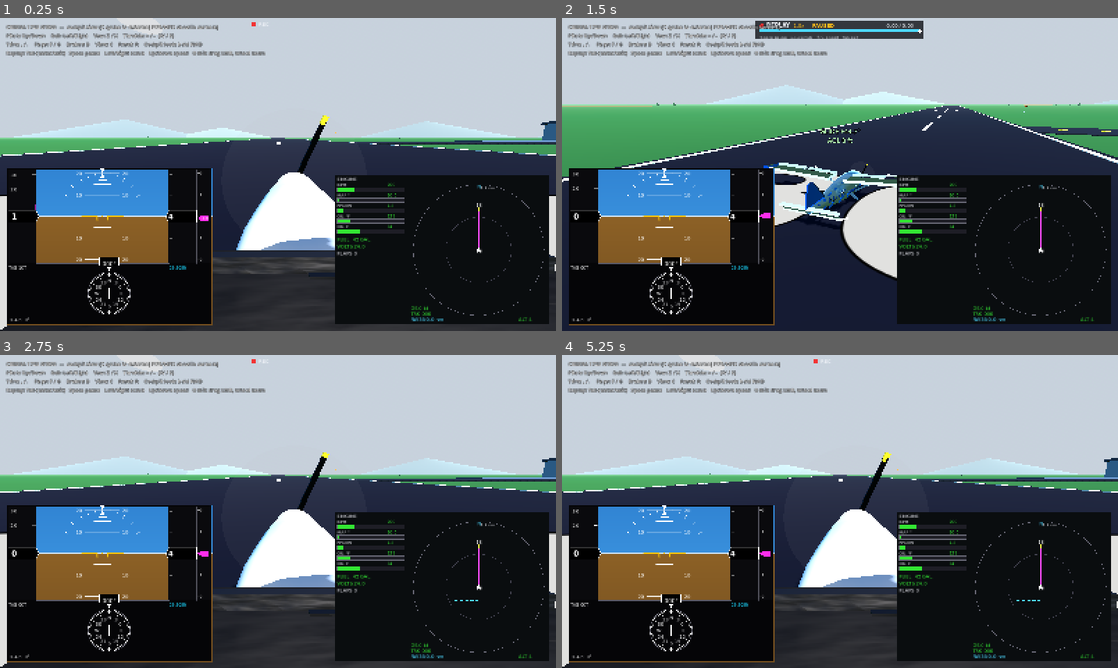
Above: before the commit, frames 1-4 (two rows, left to right).
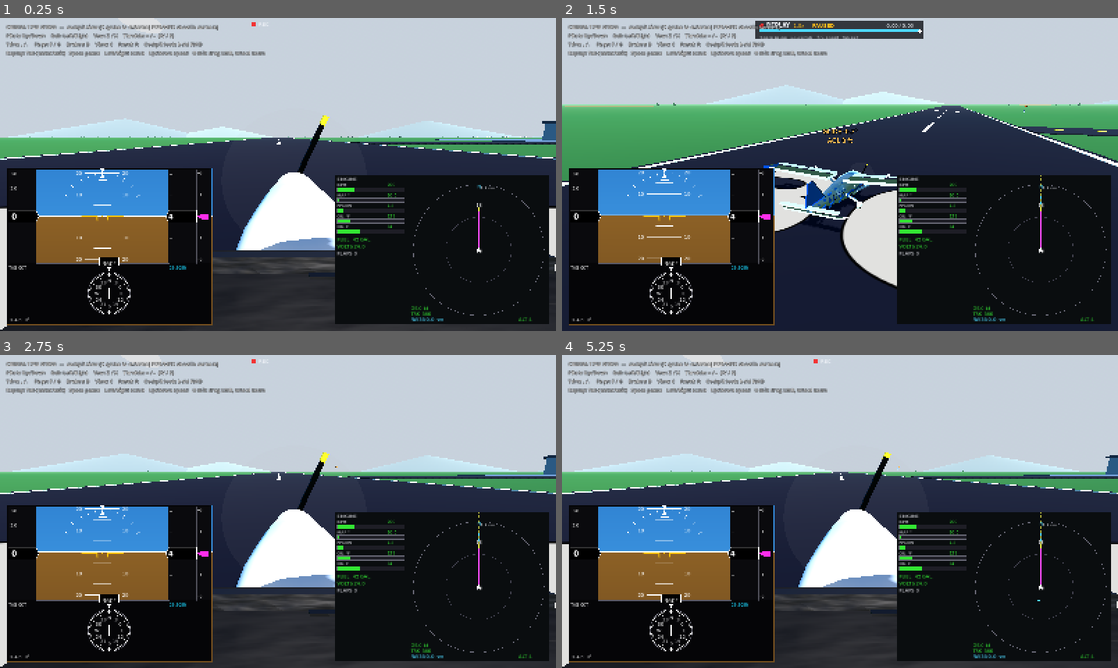
Above: after the commit, the same moments.

Repository: bigcubedata/test
Game: Godot game, scene res://src/Main.tscn
Two runs of this game, one before a commit and one after it. Both use one fixed random seed, a clock stepped at 60 frames per second and the inputs below.
Inputs (mouse positions are in pixels of both pictures, inside the frame that each line leads up to):
- Up to frame 1 (0.25 s): no input
- Up to frame 2 (1.5 s): move the mouse to (962, 158) at 0.52 s; hold Right (roll_right) 0.53-1.25 s; tap Tab (replay_toggle) at 0.6 s; click (962, 158) at 0.67 s; tap Enter at 1.25 s; drag from (728, 190) to (812, 237) at 1.27 s
- Up to frame 3 (2.75 s): tap R (reset_aircraft) at 2 s; move the mouse to (333, 442) at 2.02 s; hold Right (roll_right) from 2.03 s (still down); tap Tab (replay_toggle) at 2.1 s
- Up to frame 4 (5.25 s): release Right (roll_right) at 2.75 s; drag from (812, 574) to (673, 464) at 2.77 s; move the mouse to (1006, 558) at 3.52 s; hold Left (roll_left) 3.53-4.25 s; tap Tab (replay_toggle) at 3.6, 5.1 s; tap R (reset_aircraft) at 4.25 s; drag from (673, 464) to (756, 433) at 4.27 s; move the mouse to (867, 511) at 5.02 s; hold Down (pitch_down) from 5.03 s (still down); click (867, 511) at 5.17 s

The runs differ from the first frame. In frame 1, 1.7% of the frame differs, in the area x 0-100%, y 32-95%; in frame 2, 3.1%; in frame 3, 3.5%; in frame 4, 3.6%, in the area x 0-100%, y 31-95%.

Commit message:
Simulation-grade aerodynamics, propulsion coupling and ground handling
Aerodynamics / propulsion effects (the physics that make a single-engine
piston feel real):
- Propwash over the tail (momentum theory): elevator/rudder authority now
  scales with slipstream dynamic pressure, so the aircraft rotates at 55 KIAS
  and holds the nose in a full-power climb, and the rudder works during the
  takeoff roll.
- Left-turning tendencies: spiral slipstream (strongest slow/high power),
  P-factor at high alpha, and engine reaction torque. Takeoff now needs
  steady right rudder, like the real aircraft.
- Ground effect (McCormick h/b): induced drag collapses near the runway, so
  the aircraft floats in the flare.
- Stall: sharper CL break to a lower post-stall plateau, separation drag
  rise past the stall, pre-stall airframe buffet, and aileron effectiveness
  fading near the stall.
- True load factor published from integrated lift (was a cos(bank) proxy).

Ground handling — full three-point gear:
- Each wheel (nose, two mains, plus tail tie-down skid for strike
  protection) is its own spring/damper contact with rolling resistance,
  saturating lateral tire grip, and brakes on the mains only. Ground
  attitude, rotation, braking pitch, and crosswind behaviour all emerge
  from geometry instead of scripted torques.
- Nosewheel steering through the rudder pedals via the steer-angle slip
  term: steers at taxi speed, washes out as the rudder becomes effective.
- Spring rates matched to the static load split (nose ~15%) so settling is
  level and bounce-free; spawn set at gear equilibrium.

Engine: shaft power now scales with RPM (a fixed-pitch engine cannot make
rated power at low RPM), and exposes reaction torque for the roll coupling.

Flight controls: keyboard axis input is rate-shaped (ramps in, recentres
faster) so the yoke moves like a hand is on it rather than a switch;
control_override hook added for test harnesses/future autopilot.

Validation: new TestPilot flight-test harness (not autoloaded) flies the
POH test cards headless at 8x real time (tick rate raised with time_scale
so the physics step stays 1/120 s). Results vs C172S book values:
  takeoff roll 241 m (book ~290), liftoff 57.7 KIAS after rotating at 55,
  Vy climb 789 fpm (book ~730), full-throttle cruise 122.1 KTAS at 1500 ft
  (book 120-124), power-off stall 49.4 KIAS (book ~48), with sustained
  right rudder required on the takeoff roll.

Also: runway slab flattened flush with the physics ground plane and the
visual gear aligned to the contact plane, so the wheels roll on the
pavement instead of sinking into it.

Diff:
--- a/src/Main.gd
+++ b/src/Main.gd
@@ -7,6 +7,7 @@
 
 func _ready() -> void:
 	# Spawn on the south end of the runway, lined up to depart to the north.
-	var spawn := Transform3D(Basis.IDENTITY, Vector3(0.0, 1.2, 480.0))
+	# Height is the gear's static equilibrium so it settles without a bounce.
+	var spawn := Transform3D(Basis.IDENTITY, Vector3(0.0, 1.12, 480.0))
 	aircraft.global_transform = spawn
 	aircraft.set_spawn(spawn, Vector3.ZERO)
--- a/src/aircraft/Aircraft.gd
+++ b/src/aircraft/Aircraft.gd
@@ -30,7 +30,8 @@
 const CL_MAX: float = 1.6            # clean max lift coefficient
 
 # --- Drag -----------------------------------------------------------------
-const CD0: float = 0.032            # parasite drag (gear down, fixed prop)
+const CD0: float = 0.0345           # parasite drag (gear down, fixed prop);
+                                    # tuned against POH cruise/climb numbers
 
 # --- Stability & control (moment coefficients, per radian unless noted) ---
 # Signs are chosen for Godot's body frame (forward = -Z, up = +Y, right = +X)
@@ -53,12 +54,39 @@
 const CONTROL_RATE: float = 2.5     # how fast surfaces move toward command
 const TRIM_RATE: float = 0.15       # elevator trim slew (per second)
 
-# --- Ground handling ------------------------------------------------------
+# --- Propulsion coupling (what makes a single truly feel like a single) ----
+const PROP_DISC_AREA: float = 2.85      # m^2 (75-inch McCauley)
+const TAIL_WASH_FRACTION: float = 0.55  # share of far-wake slipstream q over the tail
+const K_SLIPSTREAM_YAW: float = 0.30    # spiral slipstream: nose-left with power
+const K_PFACTOR: float = 1.6            # P-factor: nose-left with power at high alpha
+const K_TORQUE_ROLL: float = 0.6        # engine reaction torque rolls left
+
+# --- Stall behaviour --------------------------------------------------------
+const BUFFET_AMPLITUDE: float = 0.015   # pre-stall airframe buffet strength
+
+# --- Ground handling: three-point gear -------------------------------------
+# Each wheel is its own spring/damper contact with tire friction, so ground
+# attitude, rotation, braking pitch-down and steering all emerge from the
+# geometry instead of being scripted. Mains sit behind the CG (the nosewheel
+# carries ~8% of the weight, like the real aircraft).
 const GEAR_HEIGHT: float = 1.2      # wheel contact below CG [m]
-const GEAR_STIFFNESS: float = 90000.0
-const GEAR_DAMPING: float = 9000.0
-const ROLLING_FRICTION: float = 0.04
-const BRAKE_FRICTION: float = 0.5
+# Spring rates are matched to the static load split (nose ~15%, mains ~85%)
+# so an even-compression transient settles level instead of pitching; the
+# mains sit far enough behind the CG that gear forces can't tip it tail-down,
+# while the elevator can still rotate at ~55 KIAS once wing lift unloads them.
+const WHEELS := [
+	Vector3(0.0, -1.2, -2.0),       # nosewheel
+	Vector3(-1.05, -1.2, 0.45),     # left main
+	Vector3(1.05, -1.2, 0.45),      # right main
+	Vector3(0.0, -0.55, 3.3),       # tail tie-down skid (strike protection)
+]
+const WHEEL_STIFF := [18000.0, 51000.0, 51000.0, 40000.0]
+const WHEEL_DAMP := [3000.0, 8000.0, 8000.0, 4000.0]
+const ROLLING_FRICTION: float = 0.03
+const BRAKE_FRICTION: float = 0.45
+const MU_SIDE: float = 0.75         # lateral tire grip (tires resist skidding)
+const TIRE_CORNER_STIFF: float = 0.35   # side force per m/s of lateral slip
+const NOSE_STEER_ANGLE: float = 0.30    # rad of nosewheel steer at full pedal
 
 # --- Runtime state --------------------------------------------------------
 var engine := C172Engine.new()
@@ -71,6 +99,11 @@
 var input_roll: float = 0.0
 var input_yaw: float = 0.0
 var brakes_on: bool = false
+## When true, keyboard reading is skipped and input_* are driven externally
+## (test harness / future autopilot).
+var control_override: bool = false
+var _buffet_t: float = 0.0
+var _load_factor: float = 1.0
 
 var _spawn_transform: Transform3D
 var _spawn_velocity: Vector3 = Vector3.ZERO
@@ -124,11 +157,16 @@
 
 
 func _read_input() -> void:
-	# Axis inputs (-1..1). Keyboard is digital; analog sticks map naturally.
+	if control_override:
+		return
+	# Axis inputs (-1..1). Keyboard is digital, so ramp the commanded input
+	# toward the key state instead of snapping — the yoke moves like a hand is
+	# on it, not a switch — and re-centre a little faster than it deflects.
 	# Yoke convention: Up arrow pushes the nose DOWN, Down arrow pulls it UP.
-	input_pitch = Input.get_axis("pitch_up", "pitch_down")
-	input_roll = Input.get_axis("roll_left", "roll_right")
-	input_yaw = Input.get_axis("yaw_left", "yaw_right")
+	var dt := get_process_delta_time()
+	input_pitch = _shape_axis(input_pitch, Input.get_axis("pitch_up", "pitch_down"), dt)
+	input_roll = _shape_axis(input_roll, Input.get_axis("roll_left", "roll_right"), dt)
+	input_yaw = _shape_axis(input_yaw, Input.get_axis("yaw_left", "yaw_right"), dt)
 
 	if Input.is_action_pressed("throttle_up"):
 		engine.throttle = clampf(engine.throttle + 0.6 * get_process_delta_time(), 0.0, 1.0)
@@ -151,6 +189,11 @@
 
 	if Input.is_action_just_pressed("reset_aircraft"):
 		reset()
+
+
+func _shape_axis(current: float, target: float, dt: float) -> float:
+	var rate := 2.2 if absf(target) > 0.01 else 4.5
+	return move_toward(current, target, rate * dt)
 
 
 func _integrate_forces(state: PhysicsDirectBodyState3D) -> void:
@@ -195,9 +238,18 @@
 	var cl_linear := CL0 + CL_ALPHA * alpha + dCL_flap
 	var cl := _apply_stall(cl_linear, alpha, cl_max_eff)
 
-	# --- Drag: parasite + induced + flaps --------------------------------
+	# --- Drag: parasite + induced (with ground effect) + flaps + stall ----
+	# Ground effect: near the runway the wing's induced drag collapses
+	# (McCormick h/b model). This is what makes the aircraft float in the
+	# flare instead of dropping on.
+	var h_over_b := clampf((xform.origin.y + 0.5) / WING_SPAN, 0.05, 1.1)
+	var ge := pow(16.0 * h_over_b, 2.0)
+	ge = ge / (1.0 + ge)
 	var k := 1.0 / (PI * OSWALD_E * ASPECT_RATIO)
-	var cd := CD0 + dCD_flap + k * cl * cl
+	var cd := CD0 + dCD_flap + k * cl * cl * ge
+	# Post-stall separation drag rises sharply.
+	if absf(alpha) > ALPHA_STALL:
+		cd += 0.9 * (absf(alpha) - ALPHA_STALL)
 
 	# --- Aerodynamic forces (wind axes -> world) -------------------------
 	var lift_force := Vector3.ZERO
@@ -220,6 +272,15 @@
 	var total_force := lift_force + drag_force + side_force + thrust_force
 	total_force += Vector3.DOWN * (mass * Atmosphere.G0)  # gravity (manual integrator)
 
+	# --- Propwash over the tail -------------------------------------------
+	# Momentum theory: the far-wake slipstream raises dynamic pressure behind
+	# the prop, so the elevator and rudder keep authority at low airspeed —
+	# this is why a real 172 can rotate at 55 KIAS and hold the nose in a
+	# full-power climb.
+	var wash_sq := airspeed * airspeed \
+		+ TAIL_WASH_FRACTION * 2.0 * thrust_mag / (rho * PROP_DISC_AREA)
+	var q_tail := 0.5 * rho * wash_sq
+
 	# --- Aerodynamic moments ---------------------------------------------
 	# Non-dimensional body rates.
 	# In Godot's body frame the roll axis is z (longitudinal), the pitch axis
@@ -233,33 +294,79 @@
 	var qhat := q * MEAN_CHORD / two_v
 	var rhat := r * WING_SPAN / two_v
 
-	var cm := CM0 + dCM_flap + CM_ALPHA * alpha + CM_Q * qhat \
-		+ CM_ELEVATOR * (elevator + elevator_trim)
-	var cl_roll := CL_BETA * beta + CL_P * phat + CL_AILERON * aileron
-	var cn := CN_BETA * beta + CN_R * rhat + CN_RUDDER * rudder
-
-	var pitch_moment := qbar * WING_AREA * MEAN_CHORD * cm   # about body x
-	var roll_moment := qbar * WING_AREA * WING_SPAN * cl_roll # about body z(fwd)
-	var yaw_moment := qbar * WING_AREA * WING_SPAN * cn       # about body y
+	# Ailerons lose bite as the wing approaches the stall (separated flow).
+	var stall_margin := absf(alpha) - (ALPHA_STALL - 0.035)
+	var ail_eff := 1.0
+	if stall_margin > 0.0:
+		ail_eff = clampf(1.0 - stall_margin / 0.12, 0.35, 1.0)
+
+	# Wing-borne moments scale with freestream q; tail-borne moments (elevator,
+	# rudder, fin, pitch/yaw damping) scale with slipstream-washed q_tail.
+	var cm_wing := CM0 + dCM_flap + CM_ALPHA * alpha
+	var cm_tail := CM_Q * qhat + CM_ELEVATOR * (elevator + elevator_trim)
+	var cl_roll := CL_BETA * beta + CL_P * phat + CL_AILERON * aileron * ail_eff
+	var cn_tail := CN_BETA * beta + CN_R * rhat + CN_RUDDER * rudder
+
+	var pitch_moment := (qbar * cm_wing + q_tail * cm_tail) * WING_AREA * MEAN_CHORD
+	var roll_moment := qbar * WING_AREA * WING_SPAN * cl_roll   # about body z(fwd)
+	var yaw_moment := q_tail * WING_AREA * WING_SPAN * cn_tail  # about body y
+
+	# --- Left-turning tendencies (single-engine character) ----------------
+	# Spiral slipstream strikes the fin from the left (strongest slow + high
+	# power), P-factor at high alpha, and engine torque reaction. Positive
+	# yaw moment = nose LEFT, positive roll moment = roll LEFT in this frame.
+	var slip_w := clampf(1.0 - airspeed / 75.0, 0.15, 1.0)
+	yaw_moment += K_SLIPSTREAM_YAW * thrust_mag * slip_w
+	yaw_moment += K_PFACTOR * thrust_mag * maxf(alpha, 0.0)
+	roll_moment += K_TORQUE_ROLL * engine.torque_nm
+
+	# --- Pre-stall buffet ---------------------------------------------------
+	# Separated flow shakes the airframe just before and through the stall —
+	# the tactile warning a real wing gives.
+	if stall_margin > -0.01 and airspeed > 12.0:
+		_buffet_t += dt
+		var amp := BUFFET_AMPLITUDE * qbar * WING_AREA * MEAN_CHORD
+		pitch_moment += amp * sin(_buffet_t * 47.0)
+		roll_moment += amp * 1.6 * sin(_buffet_t * 31.0)
 
 	var torque_body := Vector3(pitch_moment, yaw_moment, roll_moment)
 	var torque_world := basis * torque_body
 
-	# --- Ground contact ---------------------------------------------------
+	# --- Ground contact: per-wheel springs + tire friction -----------------
 	var on_ground := false
-	if xform.origin.y < GEAR_HEIGHT + 0.05:
-		on_ground = true
-		var penetration := (GEAR_HEIGHT - xform.origin.y)
-		# Spring-damper normal force (only pushes up).
-		var normal_force := maxf(0.0, GEAR_STIFFNESS * penetration - GEAR_DAMPING * vel_world.y)
-		total_force += Vector3.UP * normal_force
-		# Tyre friction: rolling + braking resists ground-track velocity.
-		var horiz_vel := Vector3(vel_world.x, 0.0, vel_world.z)
-		if horiz_vel.length() > 0.05:
-			var mu := BRAKE_FRICTION if brakes_on else ROLLING_FRICTION
-			total_force += -horiz_vel.normalized() * (normal_force * mu)
-		# Keep the aircraft tracking roughly level on the ground.
-		torque_world += _ground_leveling_torque(basis, state.angular_velocity)
+	if xform.origin.y < GEAR_HEIGHT + 1.0:
+		var steer := (rudder / MAX_RUDDER) * NOSE_STEER_ANGLE
+		for i in range(WHEELS.size()):
+			var wp: Vector3 = xform * WHEELS[i]
+			if wp.y >= 0.0:
+				continue
+			on_ground = true
+			var arm := wp - xform.origin
+			var wheel_vel := state.linear_velocity + state.angular_velocity.cross(arm)
+			# Spring-damper normal force (only pushes up).
+			var n := maxf(0.0, WHEEL_STIFF[i] * (-wp.y) - WHEEL_DAMP[i] * wheel_vel.y)
+			var f := Vector3.UP * n
+			# Tire friction in the body frame: free-rolling fore-aft (brakes on
+			# the mains only), strong cornering grip sideways. The nosewheel's
+			# slip includes its steer angle, so rudder pedals steer at taxi
+			# speed and wash out naturally as the tail becomes effective.
+			var wb := basis.inverse() * Vector3(wheel_vel.x, 0.0, wheel_vel.z)
+			var v_fwd := -wb.z
+			var v_side := wb.x
+			if i == 0:
+				v_side -= v_fwd * steer
+			var f_long := 0.0
+			if absf(v_fwd) > 0.05:
+				var braking := brakes_on and (i == 1 or i == 2)  # mains only
+				var mu := BRAKE_FRICTION if braking else ROLLING_FRICTION
+				f_long = -signf(v_fwd) * mu * n
+			var f_side := -clampf(v_side * TIRE_CORNER_STIFF, -MU_SIDE, MU_SIDE) * n
+			f += basis * Vector3(f_side, 0.0, -f_long)
+			total_force += f
+			torque_world += arm.cross(f)
+		if on_ground:
+			# Mild scrub/shimmy damping in yaw.
+			torque_world += basis * Vector3(0.0, -1200.0 * r, 0.0)
 
 	# --- Integrate (manual) ----------------------------------------------
 	state.linear_velocity += (total_force / mass) * dt
@@ -274,6 +381,12 @@
 	# Light angular damping for numerical stability of the rotational solver.
 	state.angular_velocity *= (1.0 - 0.03 * dt)
 
+	# True load factor: lift component along the body-up axis over weight.
+	if on_ground:
+		_load_factor = 1.0
+	else:
+		_load_factor = lift_force.dot(basis.y) / (mass * Atmosphere.G0)
+
 	_publish_flight_data(state, airspeed, alpha, beta, alt_m, cl, cl_max_eff, on_ground)
 
 
@@ -283,25 +396,12 @@
 	var a := absf(alpha)
 	if a <= ALPHA_STALL:
 		return clampf(cl_linear, -cl_max, cl_max)
-	# Past stall: fade lift down toward a low post-stall plateau.
+	# Past stall: lift breaks down toward a low post-stall plateau — quickly,
+	# so the break is a definite event rather than a mush.
 	# (a > ALPHA_STALL here, so alpha is non-zero and its sign is well-defined.)
-	var over := clampf((a - ALPHA_STALL) / 0.25, 0.0, 1.0)
-	var stalled_cl := lerpf(cl_max, 0.7, over)
+	var over := clampf((a - ALPHA_STALL) / 0.18, 0.0, 1.0)
+	var stalled_cl := lerpf(cl_max, 0.55, over)
 	return signf(alpha) * stalled_cl
-
-
-func _ground_leveling_torque(basis: Basis, ang_vel: Vector3) -> Vector3:
-	# Keeps the aircraft sitting upright on its gear (we model the ground as a
-	# single contact, so without this the body could tip over). We correct
-	# ROLL only — pitch stays free so the pilot can rotate for takeoff, and
-	# yaw is only lightly damped so the aircraft tracks straight on rollout.
-	var omega := basis.inverse() * ang_vel
-	# Roll error: positive when the right wing has dropped (see roll_deg).
-	var roll_err := asin(clampf(-basis.x.y, -1.0, 1.0))
-	var roll_correct := 30000.0 * roll_err - 6000.0 * omega.z  # about +z (roll)
-	var yaw_damp := -1500.0 * omega.y                          # about +y (yaw)
-	var torque_body := Vector3(0.0, yaw_damp, roll_correct)
-	return basis * torque_body
 
 
 func _publish_flight_data(state: PhysicsDirectBodyState3D, airspeed: float,
@@ -329,8 +429,8 @@
 	FlightData.angle_of_attack_deg = rad_to_deg(alpha)
 	# Slip/skid from lateral acceleration component (inclinometer ball).
 	FlightData.slip_skid = clampf(beta * 2.5, -1.0, 1.0)
-	FlightData.load_factor = 1.0 / maxf(0.1, cos(deg_to_rad(FlightData.roll_deg))) \
-		if not on_ground else 1.0
+	# Real load factor from the integrated lift (smoothed for the readout).
+	FlightData.load_factor = lerpf(FlightData.load_factor, _load_factor, 0.2)
 
 	FlightData.engine_rpm = engine.rpm
 	FlightData.throttle_pct = engine.throttle * 100.0
--- a/src/aircraft/Airframe.gd
+++ b/src/aircraft/Airframe.gd
@@ -239,13 +239,15 @@
 #  Fixed tricycle gear with wheel fairings
 # --------------------------------------------------------------------------
 func _build_gear() -> void:
-	# Main gear: spring legs out to faired wheels.
+	# Wheel heights/stations follow the physics gear (contact plane ~1.1 m
+	# below the CG at rest) so the tires roll on the runway surface instead of
+	# sinking into it.
 	for sign in [1.0, -1.0]:
-		_strut(Vector3(sign * 0.18, -0.30, -1.0), Vector3(sign * 1.05, -1.05, -1.0), 0.06)
-		_wheel(Vector3(sign * 1.05, -1.18, -1.0))
-	# Nose gear (under the engine on the shorter cowl).
-	_strut(Vector3(0.0, -0.45, -2.75), Vector3(0.0, -1.05, -2.95), 0.07)
-	_wheel(Vector3(0.0, -1.18, -2.95))
+		_strut(Vector3(sign * 0.18, -0.30, -0.45), Vector3(sign * 1.05, -0.72, -0.45), 0.06)
+		_wheel(Vector3(sign * 1.05, -0.85, -0.45))
+	# Nose gear under the cowl.
+	_strut(Vector3(0.0, -0.40, -2.45), Vector3(0.0, -0.72, -2.60), 0.07)
+	_wheel(Vector3(0.0, -0.85, -2.60))
 
 
 func _wheel(pos: Vector3) -> void:
--- a/src/aircraft/Engine.gd
+++ b/src/aircraft/Engine.gd
@@ -28,12 +28,14 @@
 var throttle: float = 0.0              # 0..1
 var mixture: float = 1.0               # 0..1 (1 = full rich)
 var running: bool = true
+var torque_nm: float = 0.0             # shaft reaction torque (for roll coupling)
 
 ## Advance current engine state. dt seconds, true airspeed v [m/s],
 ## altitude [m]. Returns thrust [N] available along the thrust axis.
 func update(dt: float, v: float, alt_m: float) -> float:
 	if not running:
 		rpm = move_toward(rpm, 0.0, 1500.0 * dt)
+		torque_nm = 0.0
 		return 0.0
 
 	# Target RPM: idle at closed throttle, redline at full. Real fixed-pitch
@@ -44,10 +46,15 @@
 	# Engine inertia: RPM lags toward target.
 	rpm = move_toward(rpm, target_rpm, 1800.0 * dt)
 
-	# Shaft power: scales with throttle and air density (normally aspirated).
+	# Shaft power: scales with throttle and air density (normally aspirated),
+	# and with RPM — a fixed-pitch engine at low RPM cannot make rated power,
+	# so power (and reaction torque) build as the prop spools up.
 	var sigma := Atmosphere.density_ratio(alt_m)
-	var power_fraction := lerpf(0.08, 1.0, throttle) * mixture
+	var power_fraction := lerpf(0.08, 1.0, throttle) * mixture * (rpm / MAX_RPM)
 	var shaft_power_w := RATED_POWER_HP * HP_TO_WATTS * power_fraction * sigma
+
+	# Shaft reaction torque (Q = P / omega) for the airframe roll coupling.
+	torque_nm = shaft_power_w / maxf(rpm * TAU / 60.0, 30.0)
 
 	# Propeller efficiency vs airspeed (bell-ish curve, zero at V=0).
 	var eta := _prop_efficiency(v)
--- /dev/null
+++ b/src/systems/TestPilot.gd
@@ -0,0 +1,106 @@
+extends Node
+## Flight-test harness: flies the C172S POH test cards headless and prints the
+## achieved numbers, so aero changes can be validated against the book:
+##   1. Takeoff ground roll + liftoff speed  (book: ~290 m, rotate 55 KIAS)
+##   2. Vy climb rate at ~74 KIAS            (book: ~730 fpm at sea level)
+##   3. Full-throttle level cruise at 1500ft (book: ~120-124 KTAS)
+##   4. Power-off, wings-level stall speed   (book: ~48 KIAS clean)
+##
+## Not registered as an autoload in normal play. To run the validation:
+##   godot --headless --path .   (with TestPilot temporarily added to autoloads)
+
+var ac: Aircraft
+var phase := "init"
+var t := 0.0
+var spawn_z := 0.0
+var liftoff_dist := 0.0
+var liftoff_ias := 0.0
+var rudder_acc := 0.0
+var rudder_n := 0
+var climb_t0 := -1.0
+var cruise_t0 := -1.0
+var tas_acc := 0.0
+var tas_n := 0
+var stall_t0 := -1.0
+var min_ias := 999.0
+
+
+func _ready() -> void:
+	# Run 8x faster than realtime WITHOUT changing the physics step: raising
+	# the tick rate together with time_scale keeps each tick at 1/120 s of
+	# simulated time (time_scale alone would stretch dt 8x and destabilise the
+	# stiff gear/damping terms).
+	Engine.physics_ticks_per_second = 960
+	Engine.time_scale = 8.0
+	Engine.max_physics_steps_per_frame = 64
+
+
+func _physics_process(dt: float) -> void:
+	t += dt
+	if ac == null:
+		ac = Replay.aircraft
+		if ac == null:
+			return
+		ac.control_override = true
+		spawn_z = ac.global_position.z
+		phase = "takeoff"
+		print("POH: start")
+	if t > 700.0:
+		print("POH: TIMEOUT in phase ", phase)
+		get_tree().quit()
+
+	var ias: float = FlightData.indicated_airspeed_kt
+	var alt: float = FlightData.altitude_ft
+	var av: Vector3 = ac.angular_velocity
+	var omega: Vector3 = ac.global_transform.basis.inverse() * av
+
+	# Lateral: wings level + runway heading everywhere.
+	var hdg_err := wrapf(FlightData.heading_deg + 180.0, 0.0, 360.0) - 180.0
+	ac.input_roll = clampf(-FlightData.roll_deg * 0.06 + omega.z * 1.5, -1.0, 1.0)
+	ac.input_yaw = clampf(-hdg_err * 0.08 + av.y * 1.5, -1.0, 1.0)
+
+	match phase:
+		"takeoff":
+			ac.engine.throttle = 1.0
+			rudder_acc += ac.input_yaw
+			rudder_n += 1
+			ac.input_pitch = 0.5 if ias >= 55.0 else 0.0
+			if not FlightData.on_ground and FlightData.altitude_agl_ft > 3.0:
+				liftoff_dist = absf(ac.global_position.z - spawn_z)
+				liftoff_ias = ias
+				print("POH: takeoff roll %.0f m, liftoff %.1f KIAS, mean rudder %.2f" %
+					[liftoff_dist, liftoff_ias, rudder_acc / maxf(rudder_n, 1)])
+				phase = "climb"
+		"climb":
+			ac.engine.throttle = 1.0
+			ac.input_pitch = clampf((ias - 74.0) * 0.045 - omega.x * 3.0, -0.7, 0.7)
+			if climb_t0 < 0.0 and alt >= 400.0:
+				climb_t0 = t
+			if climb_t0 >= 0.0 and alt >= 1400.0:
+				var fpm := 1000.0 / (t - climb_t0) * 60.0
+				print("POH: Vy climb %.0f fpm (74 KIAS target, held %.1f)" % [fpm, ias])
+				phase = "cruise"
+		"cruise":
+			ac.engine.throttle = 1.0
+			ac.input_pitch = clampf((1500.0 - alt) * 0.004
+				- FlightData.vertical_speed_fpm * 0.0005 - omega.x * 2.0, -0.8, 0.8)
+			if cruise_t0 < 0.0:
+				cruise_t0 = t
+			elif t - cruise_t0 > 100.0:
+				tas_acc += FlightData.true_airspeed_kt
+				tas_n += 1
+				if t - cruise_t0 > 120.0:
+					print("POH: cruise %.1f KTAS / %.1f KIAS at %.0f ft" %
+						[tas_acc / tas_n, ias, alt])
+					phase = "stall"
+		"stall":
+			ac.engine.throttle = 0.0
+			ac.input_pitch = clampf((1500.0 - alt) * 0.004
+				- FlightData.vertical_speed_fpm * 0.0005 - omega.x * 2.0, -0.9, 0.9)
+			if stall_t0 < 0.0:
+				stall_t0 = t
+			min_ias = minf(min_ias, ias)
+			if FlightData.angle_of_attack_deg > 16.2 and t - stall_t0 > 5.0:
+				print("POH: stall break at %.1f KIAS (min seen %.1f)" % [ias, min_ias])
+				print("POH: done")
+				get_tree().quit()
--- a/src/world/World.gd
+++ b/src/world/World.gd
@@ -9,7 +9,8 @@
 
 const Z_SOUTH := 550.0     # runway 36 threshold (depart to the north)
 const Z_NORTH := -950.0    # runway 18 threshold
-const RWY_Y := 0.30        # top surface of the runway slab
+const RWY_Y := 0.02        # top surface of the runway slab (flush with the
+                           # physics ground plane at y=0 so wheels sit on it)
 
 var _rng := RandomNumberGenerator.new()
 
--- a/src/world/World.tscn
+++ b/src/world/World.tscn
@@ -34,7 +34,7 @@
 roughness = 0.95
 
 [sub_resource type="BoxMesh" id="mesh_runway"]
-size = Vector3(45, 0.3, 1500)
+size = Vector3(45, 0.14, 1500)
 
 [sub_resource type="StandardMaterial3D" id="mat_asphalt"]
 albedo_color = Color(0.14, 0.14, 0.16, 1)
@@ -64,16 +64,16 @@
 surface_material_override/0 = SubResource("mat_grass")
 
 [node name="Runway" type="MeshInstance3D" parent="."]
-transform = Transform3D(1, 0, 0, 0, 1, 0, 0, 0, 1, 0, 0.15, -200)
+transform = Transform3D(1, 0, 0, 0, 1, 0, 0, 0, 1, 0, -0.05, -200)
 mesh = SubResource("mesh_runway")
 surface_material_override/0 = SubResource("mat_asphalt")
 
 [node name="Threshold1" type="MeshInstance3D" parent="."]
-transform = Transform3D(1, 0, 0, 0, 1, 0, 0, 0, 1, 0, 0.2, -930)
+transform = Transform3D(1, 0, 0, 0, 1, 0, 0, 0, 1, 0, -0.14, -930)
 mesh = SubResource("mesh_marker")
 surface_material_override/0 = SubResource("mat_paint")
 
 [node name="Threshold2" type="MeshInstance3D" parent="."]
-transform = Transform3D(1, 0, 0, 0, 1, 0, 0, 0, 1, 0, 0.2, 530)
+transform = Transform3D(1, 0, 0, 0, 1, 0, 0, 0, 1, 0, -0.14, 530)
 mesh = SubResource("mesh_marker")
 surface_material_override/0 = SubResource("mat_paint")
